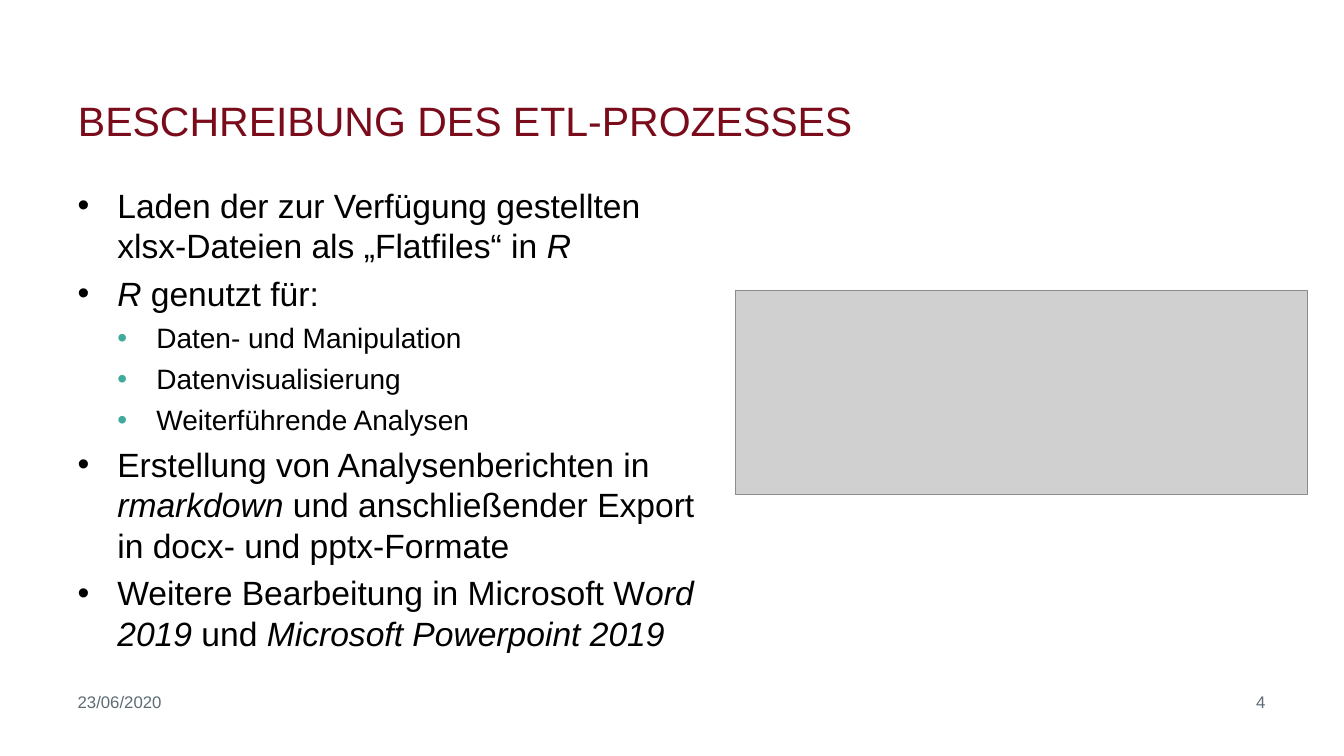
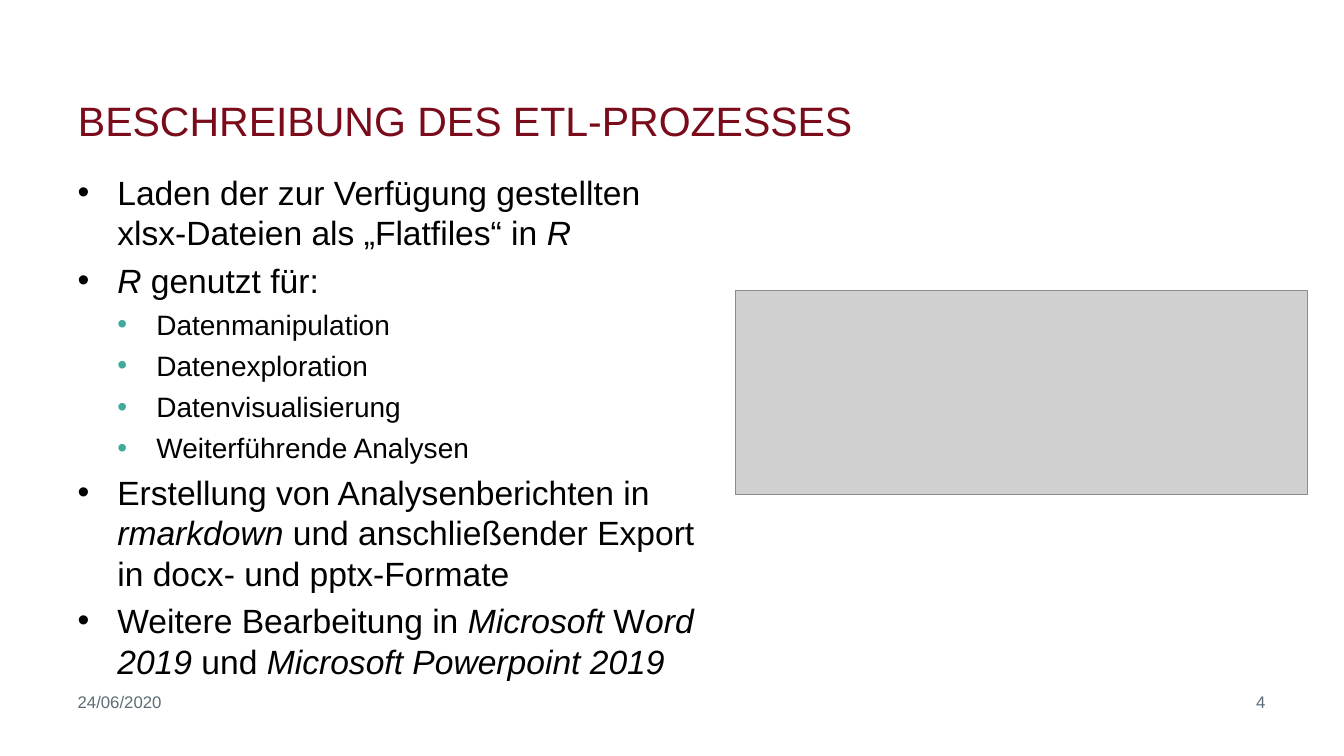
Before and after one commit to biegt/auditing_case_study, a slide deck: slide 4 of 04_output/Präsentation_Case_Study_1_Bieg_Krug.pptx. Drawn at 1344x756 pixels with LibreOffice and Linux fonts; fonts in the diff are those of the drawing; grey boxes stand for pictures; background and template pictures are left out. Boxes give left, top, right and bottom in pixels: in the first picture for what was removed or moved away, otherwise in the second. Text is boxed around its words. In the diff, an @@ line names an element or a change of style, - is before the commit and + after.

Commit message:
Add final? Word and Powerpoint documents

```diff
--- a/04_output/Präsentation_Case_Study_1_Bieg_Krug.pptx
+++ b/04_output/Präsentation_Case_Study_1_Bieg_Krug.pptx
@@ text "Laden der zur Verfügung gestellten ...": place and size @@
-text "Laden der zur Verfügung gestellten ..." at (117,193,694,653)
+text "Laden der zur Verfügung gestellten ..." at (117,180,694,675)
@@ text at (156,314,390,381): text changed @@
-  • Daten- und Manipulation
+  • Datenmanipulation
+  • Datenexploration
@@ text at (117,608,693,675): italic on in "Microsoft" @@
@@ text at (78,696,162,708): text changed @@
-23/06/2020
+24/06/2020
```
Also in this commit, not shown: 39 other slides changed, 2 slides added, 1 other file.
